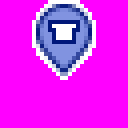
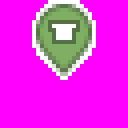
Layer changes from the first 128 × 128 image to the second:
showed "Traditional" over 36, 4, 92, 76
hid "Puzzle" over 36, 4, 92, 76
